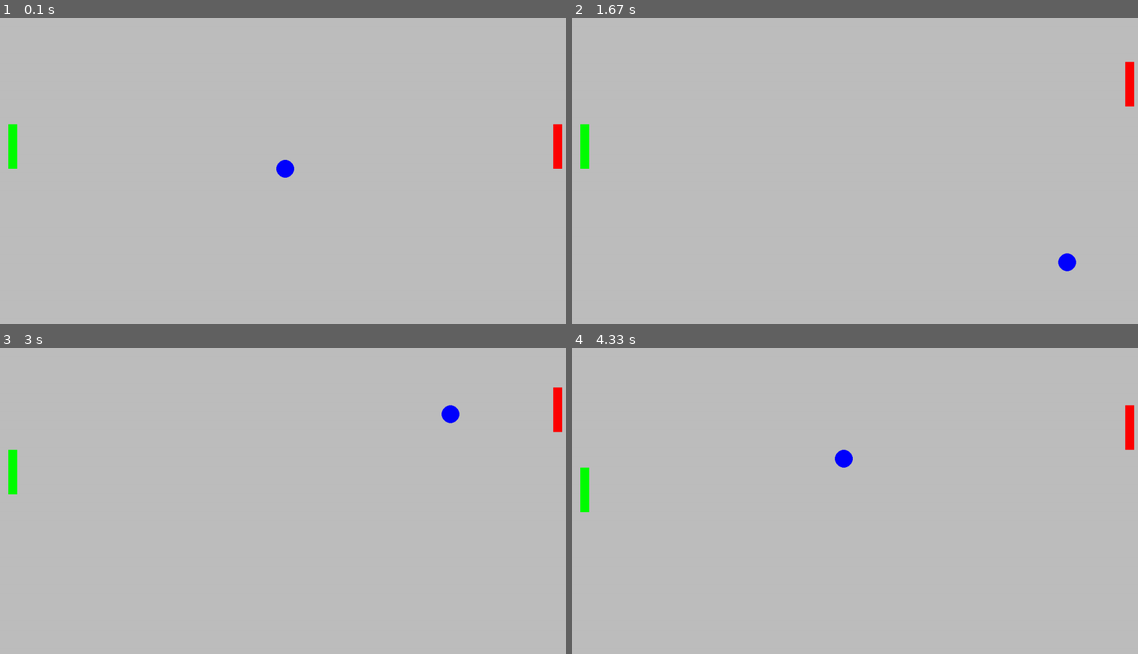
Above: before the commit, frames 1-4 (two rows, left to right).
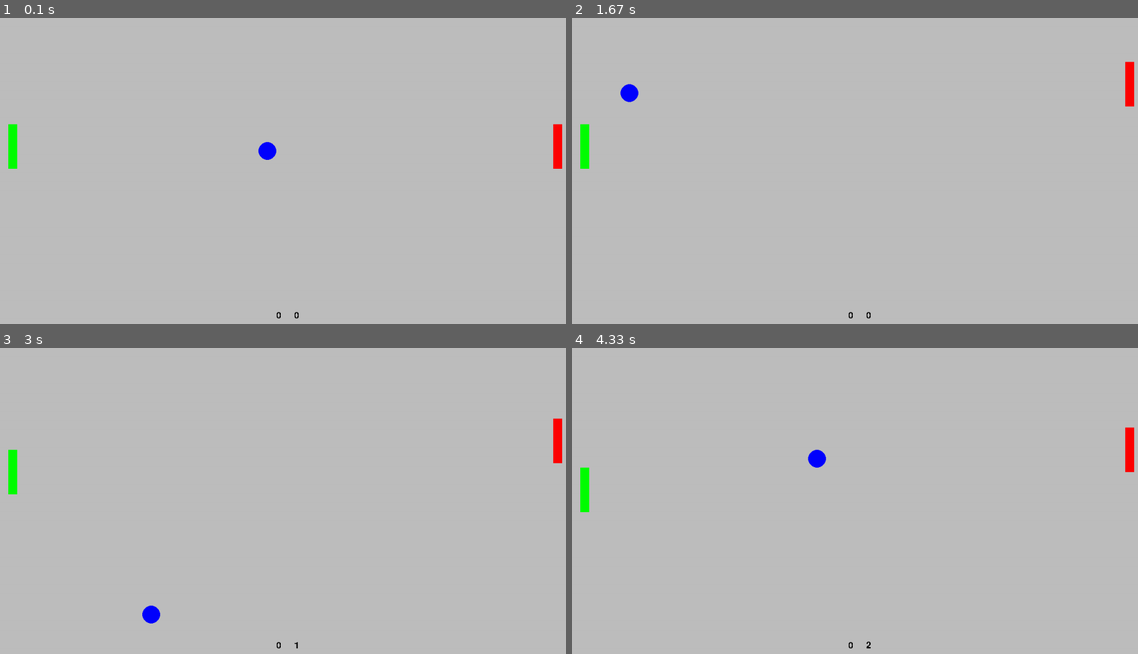
Above: after the commit, the same moments.

Repository: c0pson/Python_projects
Game: pygame game, started from pong/pong_game.py
Same seed, same stepped clock (60 frames per second), same inputs: the game is played once before the commit and once after it.
Inputs:
- Up to frame 1 (0.1 s): no input
- Up to frame 2 (1.67 s): hold Up 0.33-0.8 s; hold Down 0.83-1.13 s; hold S 0.83-1.13 s; hold Up 1.17-1.53 s; hold W 1.17-1.53 s; hold Down from 1.57 s (still down); hold S from 1.57 s (still down)
- Up to frame 3 (3 s): release Down at 1.93 s; release S at 1.93 s; hold Up 1.97-2.27 s; hold W 1.97-2.27 s; hold Down 2.3-2.6 s; hold S 2.3-2.6 s; hold Up from 2.63 s (still down); hold W from 2.63 s (still down)
- Up to frame 4 (4.33 s): release Up at 3 s; release W at 3 s; hold Down 3.03-3.4 s; hold S 3.03-3.4 s; hold Up 3.43-3.73 s; hold W 3.43-3.73 s; hold Down 3.77-4.07 s; hold S 3.77-4.07 s; hold Up from 4.1 s (still down); hold W from 4.1 s (still down)

The runs differ from the first frame. In frame 1, 0.3% of the frame differs, in the area x 45-53%, y 40-99%; in frame 2, 0.3%; in frame 3, 0.6%, in the area x 25-100%, y 12-99%; in frame 4, 0.6%.

Commit message:
working mechanics and point system

Diff:
--- a/pong/pong_game.py
+++ b/pong/pong_game.py
@@ -1,26 +1,34 @@
+import time
 import pygame
 
 pygame.init()
 
 WIDTH, HEIGHT = 1280, 720
 screen = pygame.display.set_mode((WIDTH, HEIGHT))
+font = pygame.font.SysFont('Comic Sans', 30)
 clock = pygame.time.Clock()
 FPS = 30
 
 class Player:
-    def __init__(self, pos_x, pos_y, width, height, speed, color):
+    def __init__(self, pos_x, pos_y, width, height, speed, color, points):
         self.pos_x = pos_x
         self.pos_y = pos_y
         self.width = width
         self.height = height
         self.speed = speed
         self.color = color
+        self.points = points
 
         self.player_rect = pygame.Rect(pos_x, pos_y, width, height)
         self.player = pygame.draw.rect(screen, self.color, self.player_rect)
 
     def display(self):
         self.player = pygame.draw.rect(screen, self.color, self.player_rect)
+        score_text = font.render(str(self.points), False, (0,0,0))
+        if self.pos_x > WIDTH // 2:
+            screen.blit(score_text, (WIDTH // 2 + 20, HEIGHT - 40))
+        else:
+            screen.blit(score_text, (WIDTH // 2 - 20, HEIGHT - 40))
 
     def update(self, direction):
         if self.pos_y == HEIGHT - self.height and direction == 1:
@@ -33,6 +41,10 @@
     def get_coords(self):
         return self.pos_x, self.pos_y
 
+    def score(self):
+        self.points += 1
+        self.pos_y = HEIGHT // 2 - 100
+
 class Ball:
     def __init__(self, pos_x, pos_y, size, speed, color):
         self.pos_x = pos_x
@@ -41,23 +53,19 @@
         self.speed = speed
         self.color = color
 
-        self.move_x = 1
-        self.move_y = 1
+        self.move_x = -1
+        self.move_y = -1
 
     def display(self):
-        if self.pos_y == HEIGHT - self.size:
+        if self.pos_y >= HEIGHT - self.size:
             self.move_y = -1
-        if self.pos_y == 0 + self.size:
+        if self.pos_y <= 0 + self.size:
             self.move_y = 1
-        if self.pos_x == WIDTH - self.size:
-            self.move_x = -1
-        if self.pos_x == 0 + self.size:
-            self.move_x = 1 # there will be points system
 
         self.ball = pygame.draw.circle(screen, self.color, (self.pos_x, self.pos_y), self.size)
 
     def hit(self):
-        self.move_x *= -1
+        self.move_x = self.move_x * -1
 
     def move(self):
         self.pos_x = self.pos_x + self.move_x * self.speed
@@ -66,10 +74,14 @@
     def get_coords(self):
         return self.pos_x, self.pos_y
 
+    def reset_position(self):
+        self.pos_y = HEIGHT // 2 - self.size
+        self.pos_x = WIDTH // 2 - self.size
+
 def main():
     running = True
-    player_1 = Player(20, HEIGHT // 2 - 100, 20, 100, 10, 'green')
-    player_2 = Player(WIDTH - 40, HEIGHT // 2 - 100, 20, 100, 10, 'red')
+    player_1 = Player(20, HEIGHT // 2 - 100, 20, 100, 10, 'green', 0)
+    player_2 = Player(WIDTH - 40, HEIGHT // 2 - 100, 20, 100, 10, 'red', 0)
     ball = Ball(WIDTH//2-20, HEIGHT//2-20, 20, 10, 'blue')
     player_1_direction = 0
     player_2_direction = 0
@@ -101,9 +113,21 @@
         player_1_x, player_1_y = player_1.get_coords()
         player_2_x, player_2_y = player_2.get_coords()
         ball_x, ball_y = ball.get_coords()
-        if ball_x <= player_1_x + 40 and ball_x >= player_1_x + 40 and ball_y >= 0 and ball_y <= HEIGHT:
-            print('hit')
+
+        if ball_x == player_1_x + 40 and ball_y >= player_1_y and ball_y <= player_1_y + 120:
             ball.hit()
+
+        if ball_x == player_2_x - 20 and ball_y >= player_2_y and ball_y <= player_2_y + 120:
+            ball.hit()
+
+        if ball_x >= WIDTH - 10:
+            player_1.score()
+            ball.reset_position()
+
+        if ball_x <= 10:
+            player_2.score()
+            ball.reset_position()
+
         player_1.display()
         player_2.display()
         ball.display()
